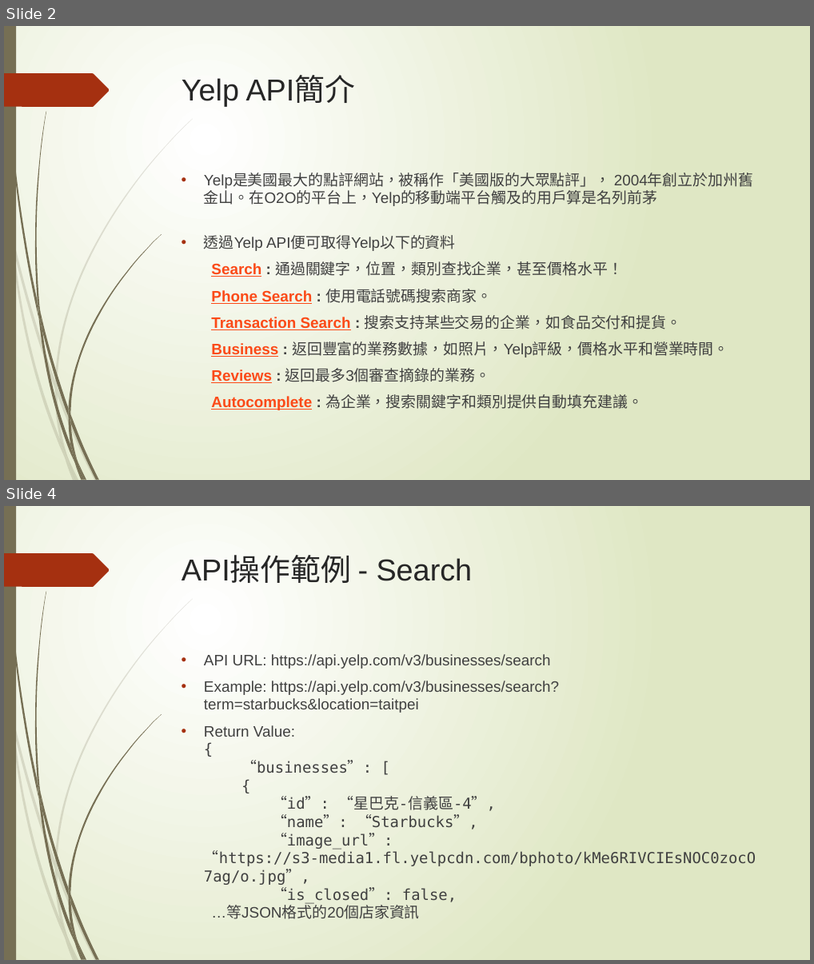
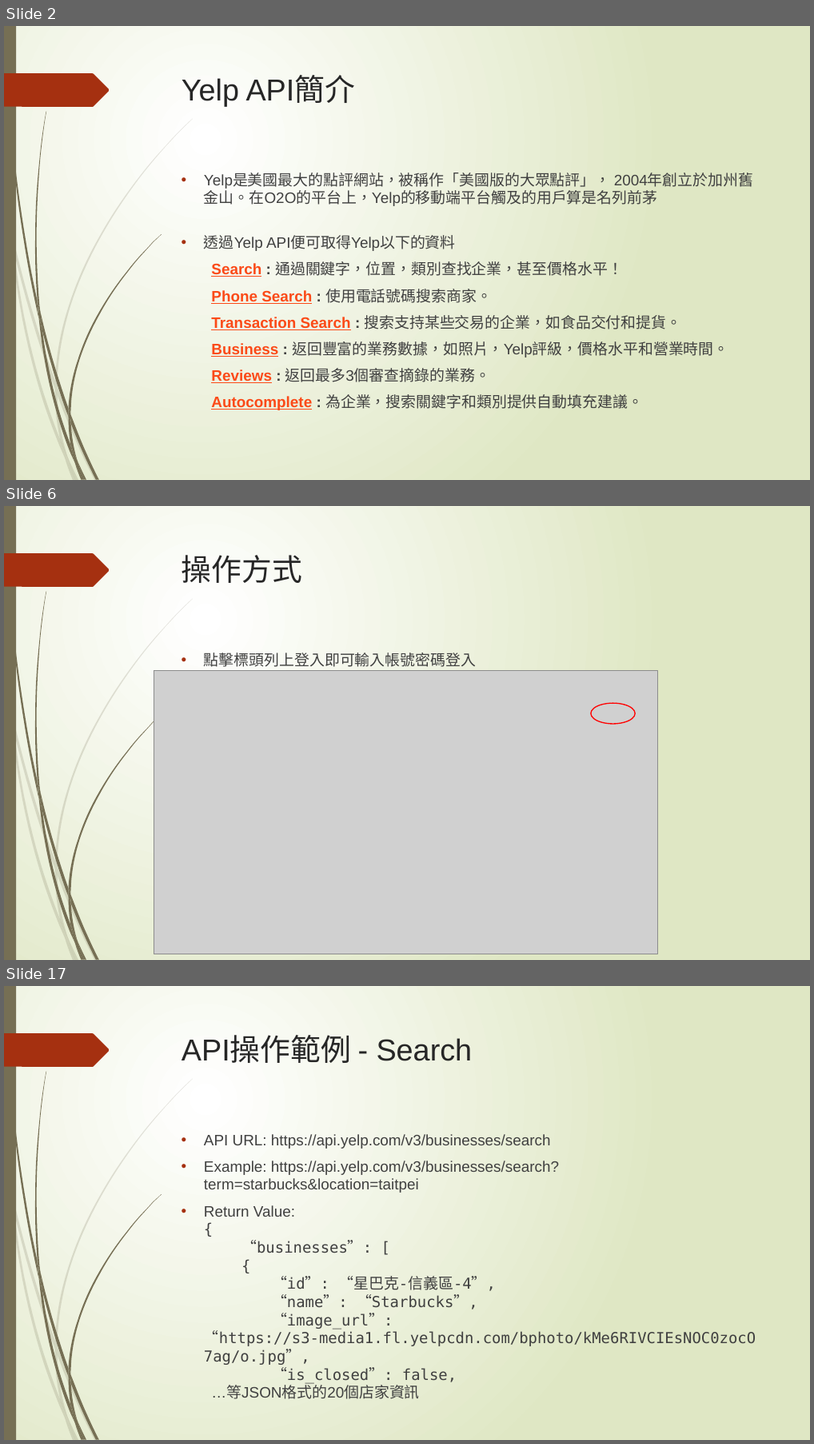
Before and after one commit to penut85420/WBSE_Project, a slide deck: 其他/YelpBlaBla.pptx. Shown one above the other, each under a label of ours: slides 2 and 4 before the commit, slides 2, 6 and 17 after it; the slides between them are not shown. The pictures are 814x964 and 814x1444 pixels, drawn with LibreOffice and Linux fonts; fonts in the diff are those of the drawing; grey boxes stand for pictures. Boxes give left, top, right and bottom in pixels: in the first picture for what was removed or moved away, otherwise in the second. Text is boxed around its words. In the diff, an @@ line names an element or a change of style, - is before the commit and + after.

```diff
--- a/其他/YelpBlaBla.pptx
+++ b/其他/YelpBlaBla.pptx
@@ slide 6 added at (4,506,810,960), background gradient #FFFFFF to #DFE8C4; not listed: 24 template elements that a slide beside it also shows @@
@@ title added at (182,555,302,583), 36 pt, text #262626 @@
+操作方式
@@ picture added at (154,671,658,954) @@
@@ text added at (204,652,476,667), 18 pt, text #404040 @@
+• 點擊標頭列上登入即可輸入帳號密碼登入
@@ ellipse added at (591,704,635,724), outline #FF0000 1.25 pt @@
@@ what was slide 4 is now slide 17 @@
```
Also in this commit, not shown: 6 slides changed, 13 other slides added, 1 other file.
